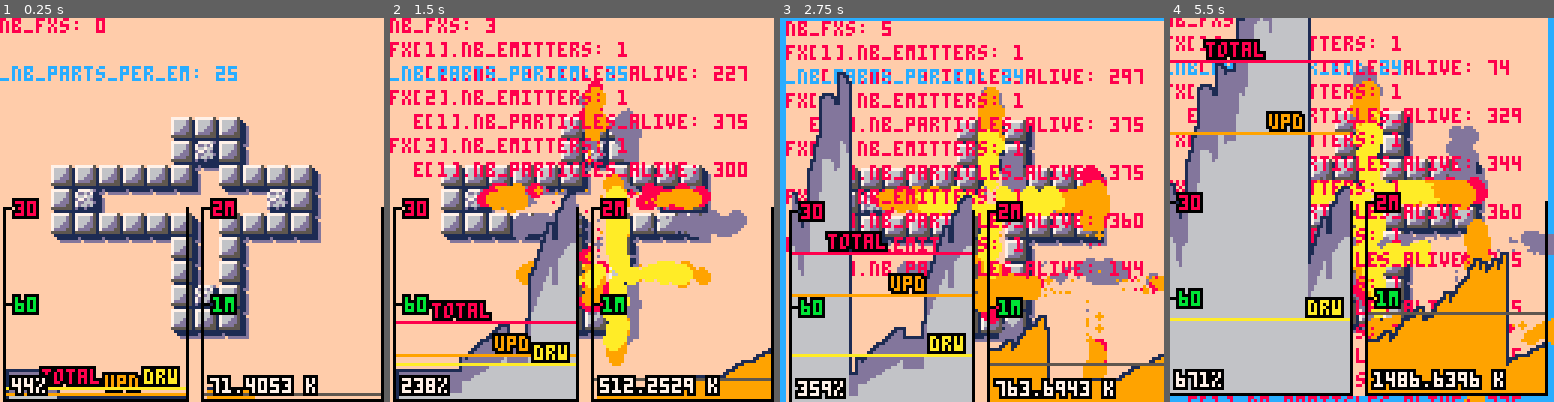
Above: before the commit, frames 1-4 (left to right).
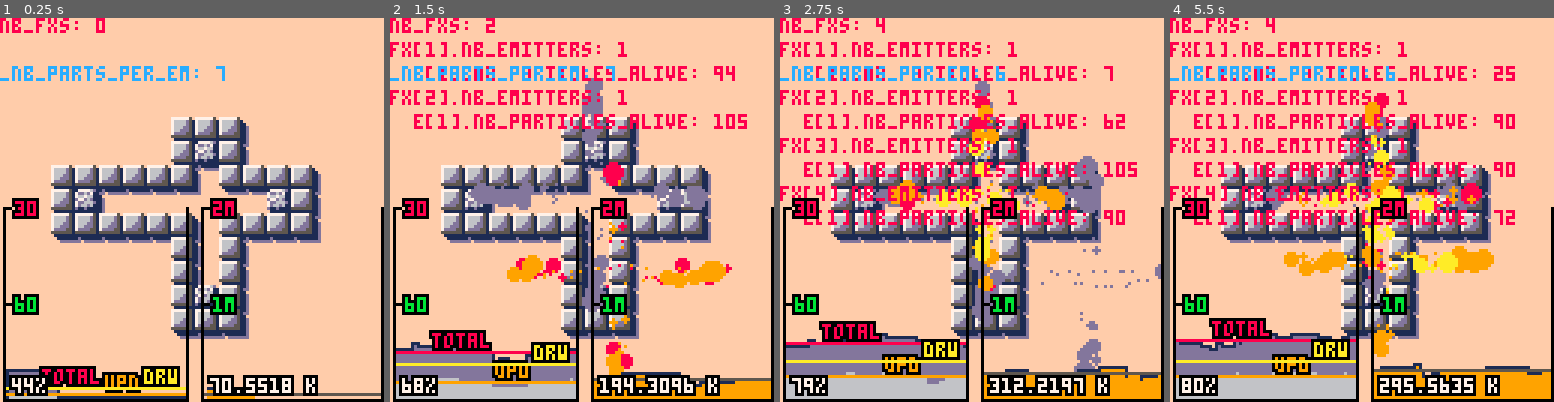
Above: after the commit, the same moments.

Repository: droune2001/nico_pico
Game: PICO-8 cartridge explo_dev.p8
The game is run twice, just before and just after one commit, with the same random seed, the same clock (stepped at 60 frames per second) and the same inputs.
Inputs:
- Up to frame 1 (0.25 s): no input
- Up to frame 2 (1.5 s): tap X (X key) at 0.33, 1.07 s; tap O (Z key) at 0.7 s
- Up to frame 3 (2.75 s): hold Right 1.6-2.1 s; tap O (Z key) at 1.7, 2.1, 2.5 s; tap X (X key) at 1.85 s; hold Up 2.15-2.42 s; hold Right from 2.47 s (still down)
- Up to frame 4 (5.5 s): tap O (Z key) every 0.4 s from 2.9 to 5.3 s; tap X (X key) at 2.97, 4.08, 5.2 s; release Right at 3.03 s; hold Left 3.08-3.58 s; hold Down 3.63-3.97 s; hold Right 4.02-4.68 s; hold Up 4.73-5.03 s; hold Left from 5.08 s (still down)

The runs differ from the first frame. In frame 1, 0.3% of the frame differs, in the area x 56-75%, y 12-99%; in frame 2, 23%; in frame 3, 54%; in frame 4, 70%, in the area x 0-100%, y 0-100%.

Commit message:
perf boost by using local lookup. gained 6.

Diff:
--- a/explo_dev.p8
+++ b/explo_dev.p8
@@ -21,7 +21,8 @@
 _explo_duration=0.25
 _init_speed,_damp=300,9 --150,3
 _lift_factor=100
-_nb_particles_per_emission=25
+-- 7 gives me 105 particles peak, and good perf.
+_nb_particles_per_emission=7--10--15--25
 _cam_shk_amnt = 6
 _cam_shk_damp = .7
 
@@ -230,19 +231,23 @@
    end
 
    -- update particles
+   local e_particles = e.particles
+   local e_nb_particles = e.nb_particles
+   local p_update = e_nb_particles > 0 and e_particles[1].update or nil
    local i=1
-   while i <= e.nb_particles do
-    local p = e.particles[i]
+   while i <= e_nb_particles do
+    local p = e_particles[i]
     p.age -= dt
     if p.age < 0 then
      p.is_alive = false -- deprecated ?
      -- swap with last particle.
-     local tmp = e.particles[e.nb_particles]
-     e.particles[e.nb_particles] = p
-     e.particles[i] = tmp
-     e.nb_particles -= 1
+     local tmp = e_particles[e_nb_particles]
+     e_particles[e_nb_particles] = p
+     e_particles[i] = tmp
+     e_nb_particles -= 1
     else
-     p:update()
+     --p:update()
+     p_update(p)
      i+=1
     end
    end
@@ -254,23 +259,20 @@
     end
     -- +check if not in pre-emit state.
    end
+
+   e.nb_particles = e_nb_particles
+
   end,
   -- move to specific emitter impl
   emit = function(e,px,py)
+   local e_spawn_particle = e.spawn_particle
    local num_to_emit = e.n or 10
    while e.nb_particles < e.max_particles and num_to_emit > 0 do
     -- pop head of list, list points to next
     local f = e.nb_particles + 1
-    if e.spawn_particle ~= nil then
-     e:spawn_particle(e.particles[f],px,py)
-     num_to_emit -= 1
-     e.nb_particles += 1
-    end
-   end
-  end,
-  draw = function(e)
-   for i=1,e.nb_particles do
-    e.particles[i]:draw()
+    e_spawn_particle(e,e.particles[f],px,py)
+    num_to_emit -= 1
+    e.nb_particles += 1
    end
   end
 }
@@ -309,41 +311,25 @@
 end
 
 i_fire_particle = {
- draw = function(p)
-  -- color ramp by age
-  local color = p.colors[1+flr(#p.colors*(p.max_age-p.age)/p.max_age)]
-  if p.radius < 1.5 then
-   pset(p.x,p.y,color)
-  else
-   circfill(p.x,p.y,p.radius,color)
-  end
- end,
  -- put in particle, use as a clojure with e.kd and e.kl access
  update = function(p,kd,kl)
 
-  local age_pct = (p.max_age-p.age)/p.max_age
+  local px = p.x
+  local py = p.y
+  local pvx = p.vx
+  local pvy = p.vy
+  local age_pct = (p.max_age-p.age)*p.inv_max_age
   local lift = age_pct*age_pct
 
-  -- accum forces. drag, gravity, ...
-  local fx = 0
-  local fy = 0
-
-  -- drag
-  fx += -kd * p.vx
-  fy += -kd * p.vy
-
-  -- go up when dying. smoke if lighter.
-  fy += -kl * lift
-
-  --p.ax = p.fx --/ p.m
-  --p.ay = p.fy --/ p.m
-
-  p.x += p.vx * dt
-  p.y += p.vy * dt
-
-  p.vx += fx * dt --p.ax * dt
-  p.vy += fy * dt --p.ay * dt
-
+  -- drag + vertical lift
+  local fx = -kd * pvx
+  local fy = -kd * pvy - kl * lift
+
+  p.x = px + pvx * dt
+  p.y = py + pvy * dt
+
+  p.vx = pvx + fx * dt
+  p.vy = pvy + fy * dt
  end -- update
 }
 
@@ -365,7 +351,8 @@
   for i=1,e.nb_particles do
    local p = particles[i]
    -- color ramp by age
-   local color = colors[1+flr(nb_colors*(p.max_age-p.age)/p.max_age)]
+   local color = colors[1+flr(nb_colors*(p.max_age-p.age)*p.inv_max_age)]
+   -- todo: radius evolve with age!
    if p.radius < 1.5 then
     pset(p.x,p.y,color)
    else
@@ -378,12 +365,12 @@
    local dir = flr(rnd(4))/4 -- 4 quadrants for the sin/cos funcs
    --local speed = 150+rnd(25)
 
-   local ox = rnd(4)-2+rnd(2)-1 -- -3,3
-   local oy = rnd(4)-2+rnd(2)-1 -- -3,3
-   local ex = abs(ox*oy)/(3*3+1) -- excentricity: 0 center, 1 corner
-   local ex2 = ex*ex
-   local _ex = .99-ex -- inv excentricity.
-   local _ex2 = _ex*_ex
+   local ox = rnd(6)-3 -- -3,3
+   local oy = rnd(6)-3 -- -3,3
+   local ex = abs(ox*oy)*0.1--/(3*3+1) -- excentricity: 0 center, 1 corner
+   --local ex2 = ex*ex
+   --local _ex = .99-ex -- inv excentricity.
+   local _ex2 = (.99-ex)*(.99-ex)--_ex*_ex
 
    local speed = _init_speed+rnd(0.15*_init_speed)
    --local life = .2+rnd(.6)
@@ -395,18 +382,15 @@
    part.y = cy+oy
    part.vx = _ex2*speed*cos(dir)
    part.vy = _ex2*speed*sin(dir)
+   part.radius = .5+_ex2*rnd(3)
+   part.age = life
+   part.max_age = life
+   part.inv_max_age = 1./life
     -- todo: add variability in speed
     -- slow external particles move more
     -- randomly than central high speed parts.
---   part.fx = 0 -- no need, i reset it to 0 on each update
---   part.fy = 0 -- it is only a temp var
-   --part.ax = 0
-   --part.ay = 0
-   part.radius = .5+_ex2*rnd(3)
-   part.age = life
-   part.max_age = life
-
-   part.draw = i_fire_particle.draw
+
+   --part.draw = i_fire_particle.draw
    part.update = function(p)
     i_fire_particle.update(p,e.kd,e.kl)
    end
